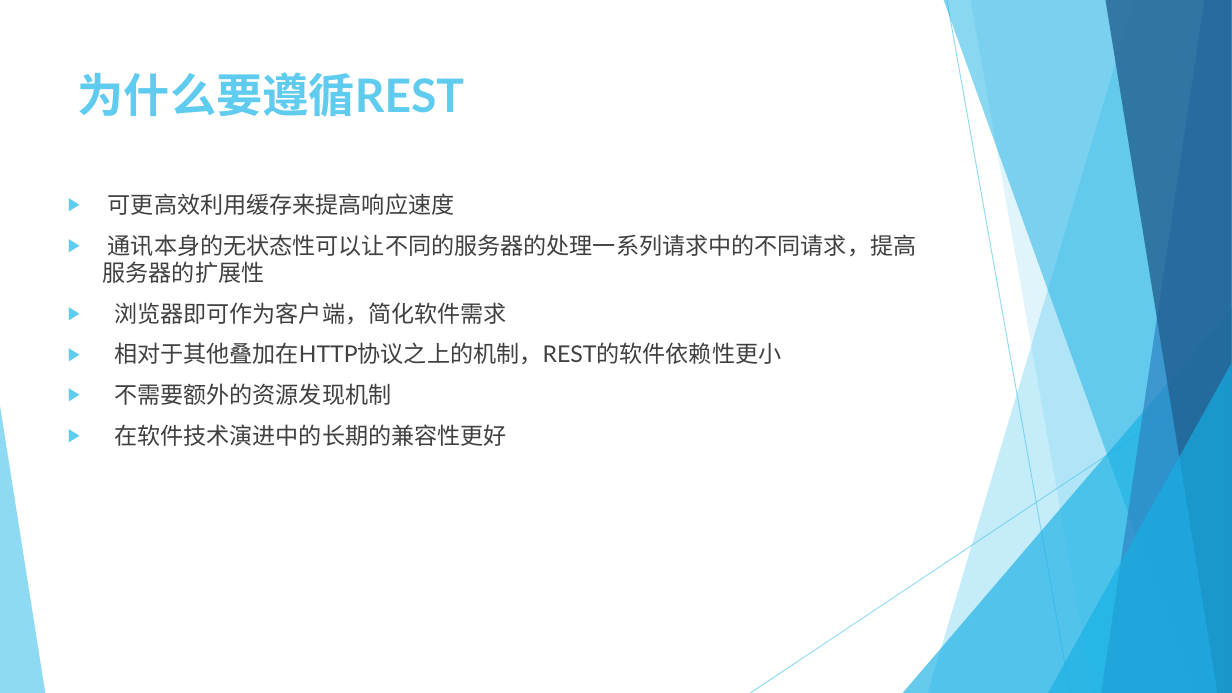
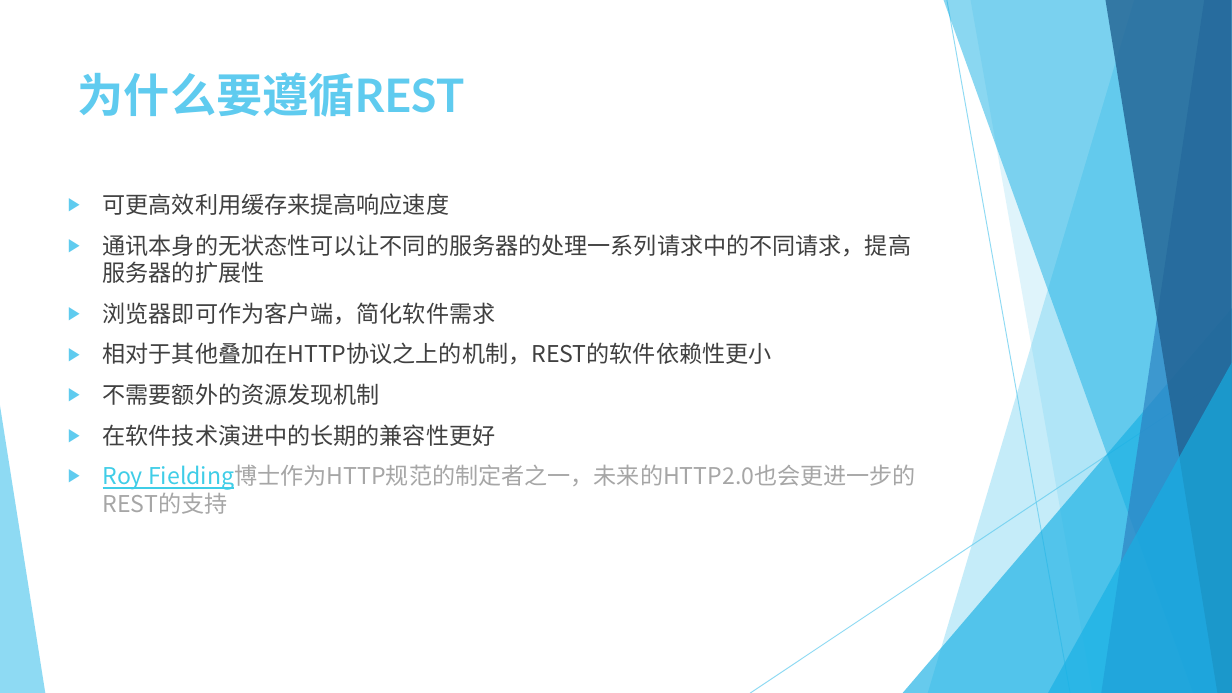
Before and after one commit to Crab2died/micro-boot, a slide deck: slide 9 of rest-api/RESTful.pptx (slide 6 before the commit). Drawn at 1232x693 pixels with LibreOffice and Linux fonts; fonts in the diff are those of the drawing. Boxes give left, top, right and bottom in pixels: in the first picture for what was removed or moved away, otherwise in the second. Text is boxed around its words. In the diff, an @@ line names an element or a change of style, - is before the commit and + after.

```diff
--- a/rest-api/RESTful.pptx
+++ b/rest-api/RESTful.pptx
@@ text at box(103, 193, 911, 446): font Lato to Noto Sans CJK SC in "可更高效利用缓存来提高响应速度", "通讯本身的无状态性可以让不同的服务器的处理一系列请求中的不同请求，提高服务器的扩展性", "浏览器即可作为客户端，简化软件需求", "相对于其他叠加在HTTP协议之上的机制，REST的软件依赖性更小" and 2 more places @@
@@ text at box(103, 465, 916, 490): paragraph added @@
+▶ Roy Fielding博士作为HTTP规范的制定者之一，未来的HTTP2.0也会更进一步的REST的支持
```
Also in this commit, not shown: 5 other slides changed, 9 slides added, 1 slide removed.
